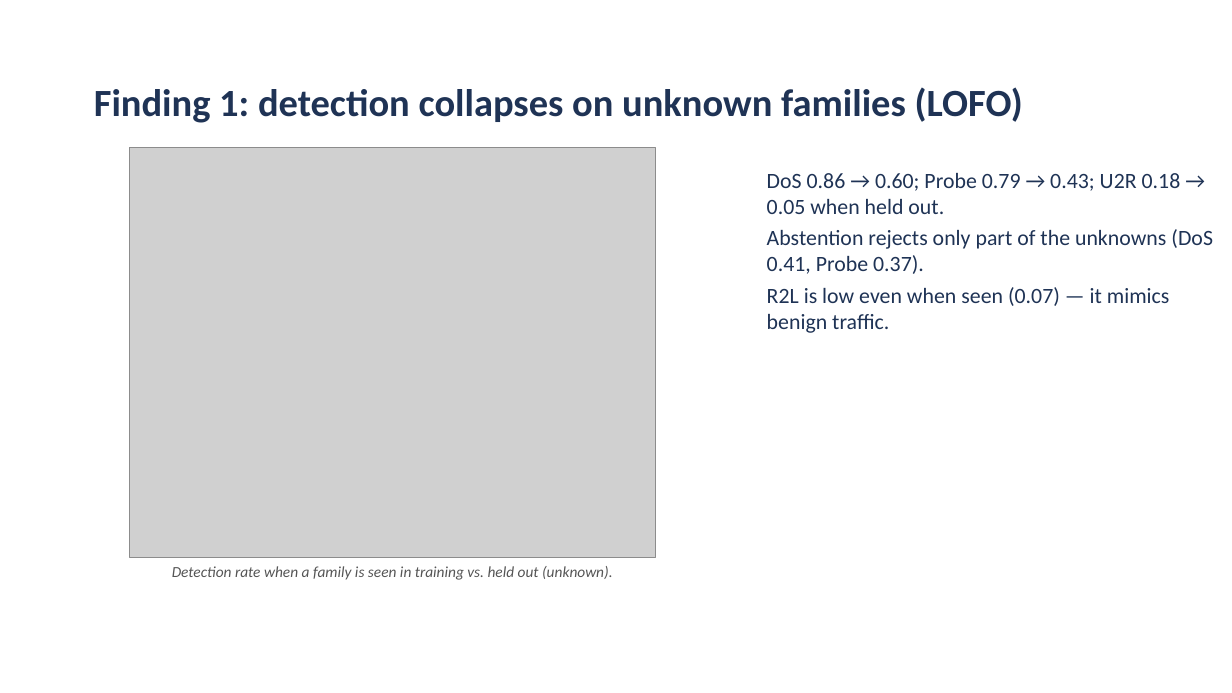
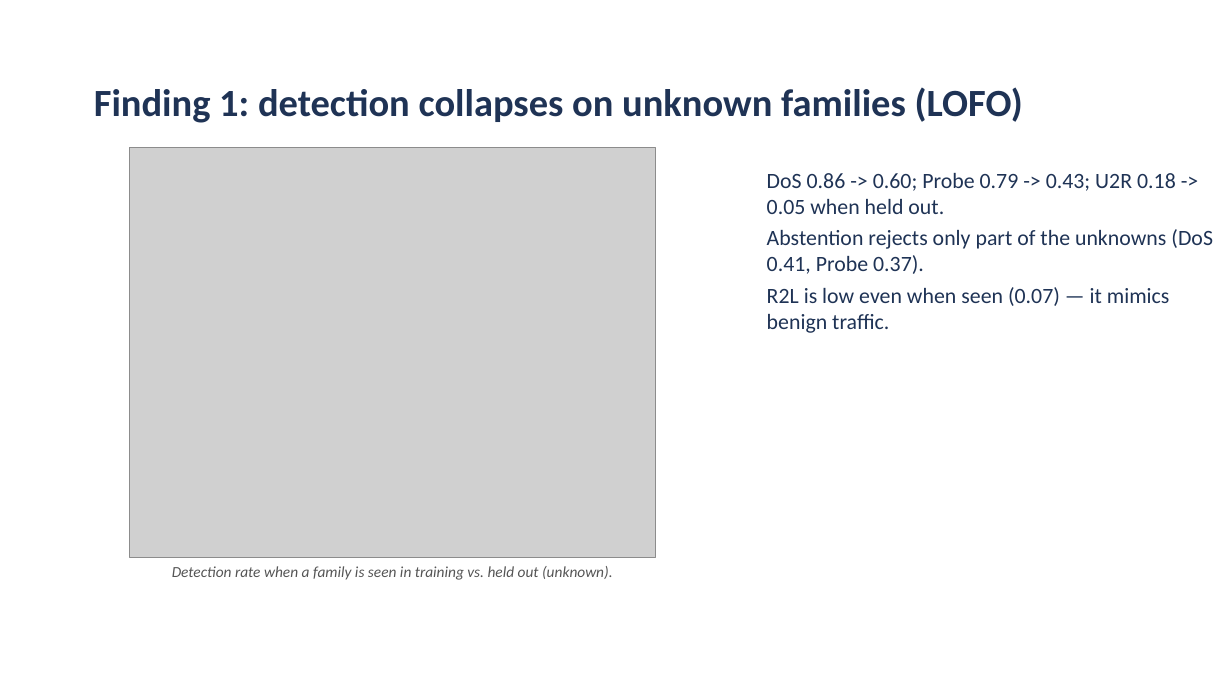
Before and after one commit to aiparallel0/chaoscrypt, a slide deck: slide 7 of papers/paper2-ids-selective/presentation.pptx. Drawn at 1232x693 pixels with LibreOffice and Linux fonts; fonts in the diff are those of the drawing; grey boxes stand for pictures; background and template pictures are left out. Boxes give left, top, right and bottom in pixels: in the first picture for what was removed or moved away, otherwise in the second. Text is boxed around its words. In the diff, an @@ line names an element or a change of style, - is before the commit and + after.

```diff
--- a/papers/paper2-ids-selective/presentation.pptx
+++ b/papers/paper2-ids-selective/presentation.pptx
@@ text at bbox=[767, 173, 1176, 214]: text changed @@
-DoS 0.86 → 0.60; Probe 0.79 → 0.43; U2R 0.18 → 0.05 when held out.
+DoS 0.86 -> 0.60; Probe 0.79 -> 0.43; U2R 0.18 -> 0.05 when held out.
```
Also in this commit, not shown: 11 other slides changed, 2 slides added, 2 slides removed, 2 other files.
